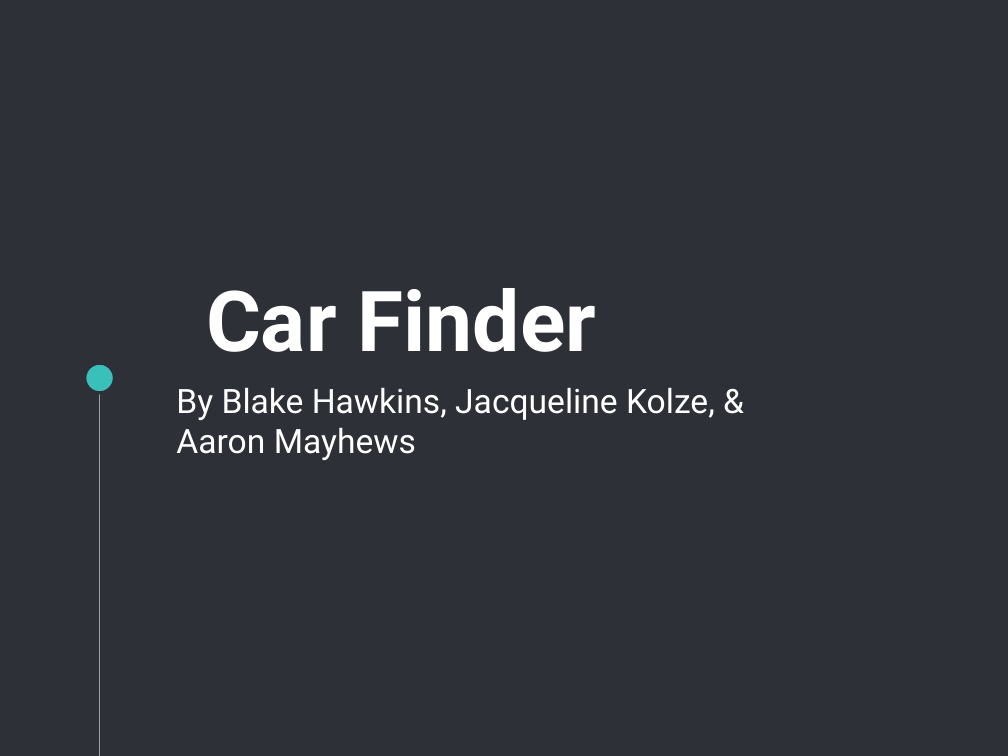
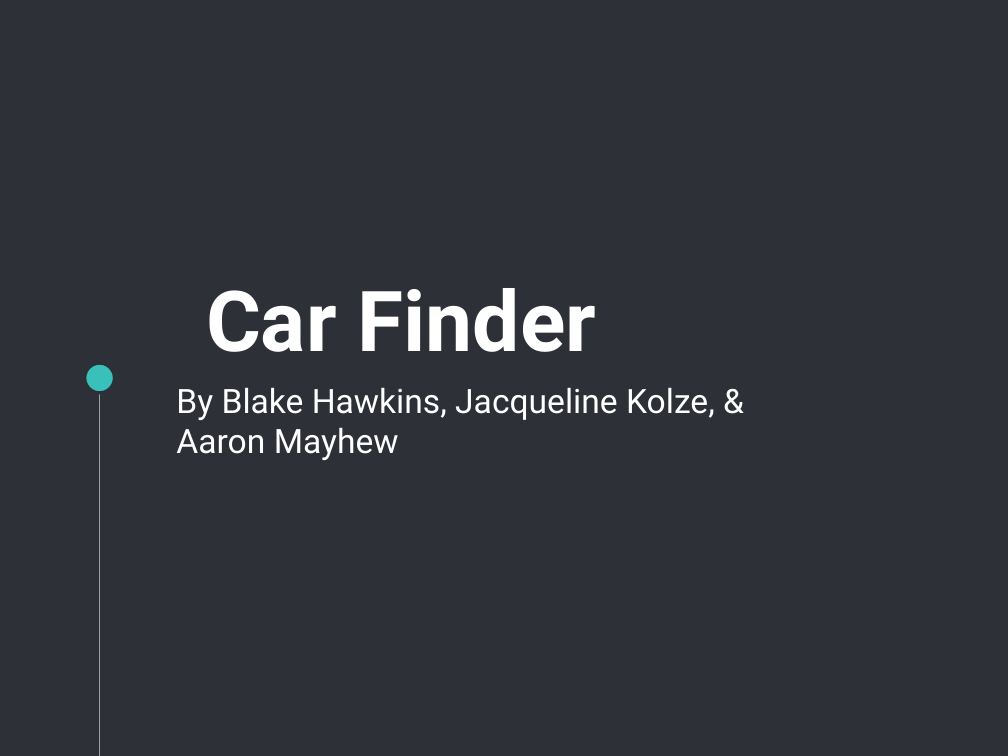
Before and after one commit to xTurbeaux/project2, a slide deck: slide 1 of car finder.pptx. Drawn at 1008x756 pixels with LibreOffice and Linux fonts; fonts in the diff are those of the drawing. Boxes give left, top, right and bottom in pixels: in the first picture for what was removed or moved away, otherwise in the second. Text is boxed around its words. In the diff, an @@ line names an element or a change of style, - is before the commit and + after.

```diff
--- a/car finder.pptx
+++ b/car finder.pptx
@@ text at (176, 387, 715, 460): text changed @@
-By Blake Hawkins, Jacqueline Kolze, & Aaron Mayhews
+By Blake Hawkins, Jacqueline Kolze, & Aaron Mayhew
```
Also in this commit, not shown: 5 other slides changed, 22 other files.
